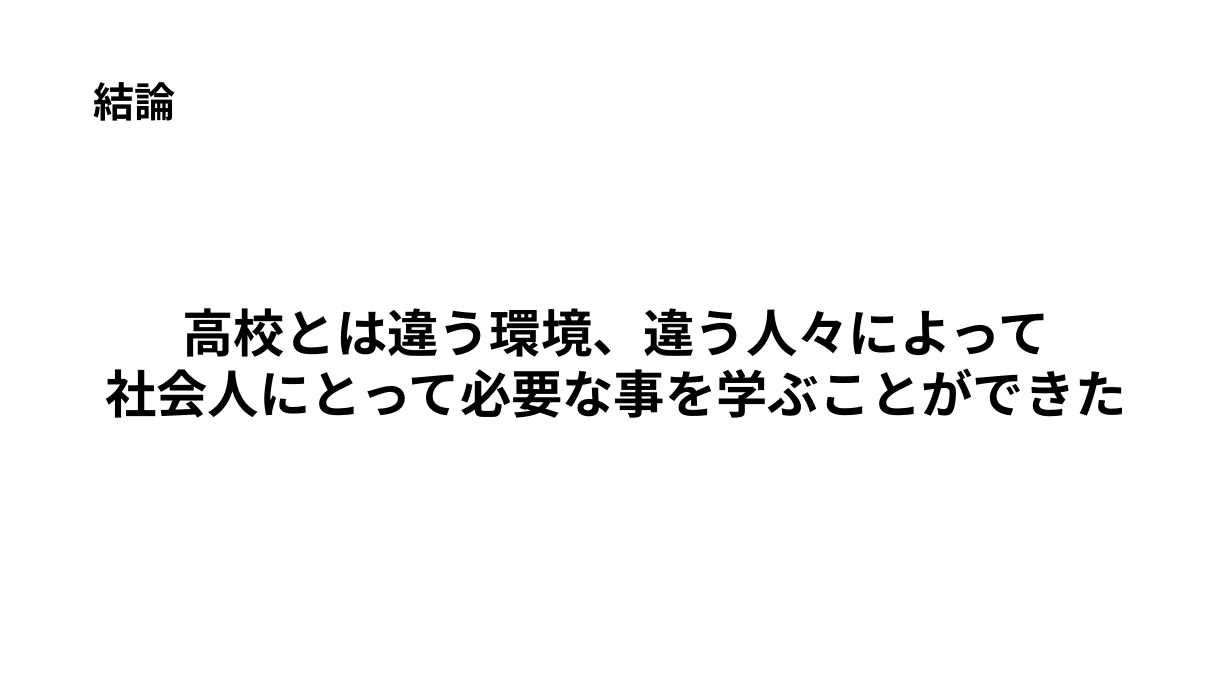
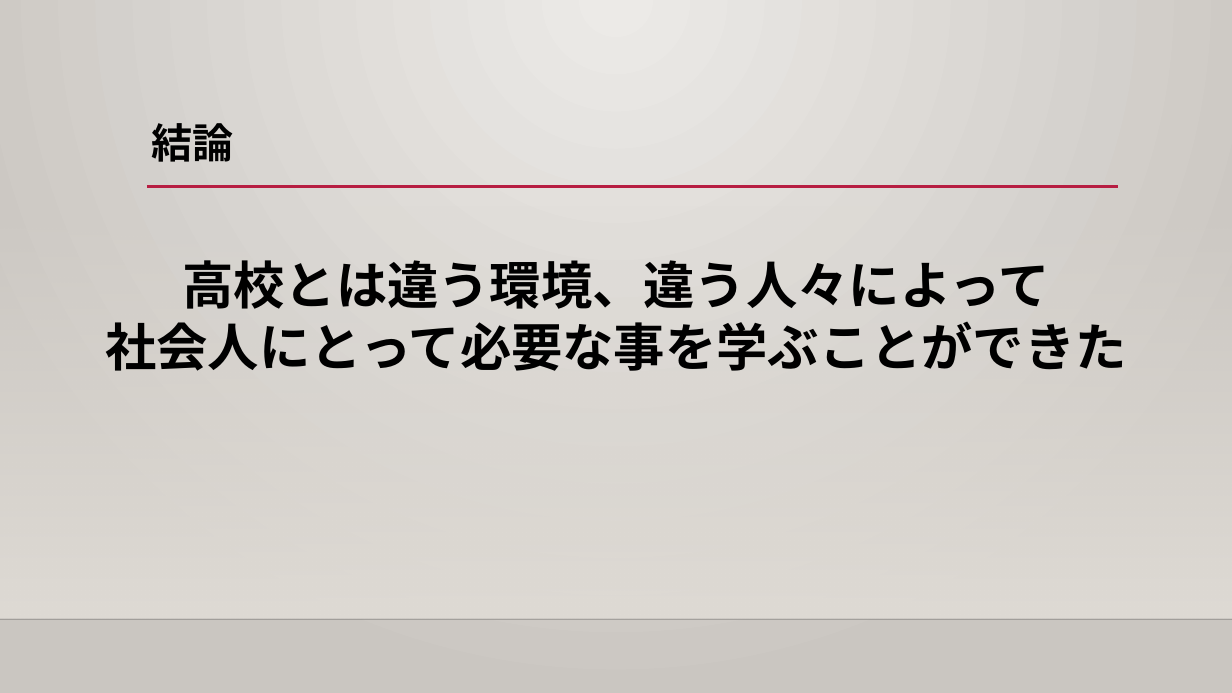
Before and after one commit to human-osaka-game-2019/2020NWProgrammingLatterTermExam, a slide deck: slide 14 of 情報リテラシー/上久保 豪太/ヒューマンでの学生生活において学んだこと.pptx. Drawn at 1232x693 pixels with LibreOffice and Linux fonts; fonts in the diff are those of the drawing; background and template pictures are left out. Boxes give left, top, right and bottom in pixels: in the first picture for what was removed or moved away, otherwise in the second. Text is boxed around its words. In the diff, an @@ line names an element or a change of style, - is before the commit and + after.

```diff
--- a/情報リテラシー/上久保 豪太/ヒューマンでの学生生活において学んだこと.pptx
+++ b/情報リテラシー/上久保 豪太/ヒューマンでの学生生活において学んだこと.pptx
@@ background #FFFFFF to gradient #ECEAE7 to #CAC7C1 @@
@@ title "結論": place and size @@
-title "結論" at (94, 82, 176, 121)
+title "結論" at (151, 123, 233, 162)
@@ title "結論" at (151, 123, 233, 162): vertical alignment middle to top @@
@@ rectangle added at (0, 204, 1232, 619), fill gradient #DFDBD5 @@
@@ line added from (147, 187) to (1118, 187), #B71E42 2.5 pt @@
@@ text "高校とは違う環境、違う人々によって": place and size @@
-text "高校とは違う環境、違う人々によって" at (105, 308, 1126, 418)
+text "高校とは違う環境、違う人々によって" at (105, 260, 1126, 371)
@@ line added from (0, 619) to (1232, 619), #000001 1 pt @@
```
Also in this commit, not shown: 14 other slides changed.
